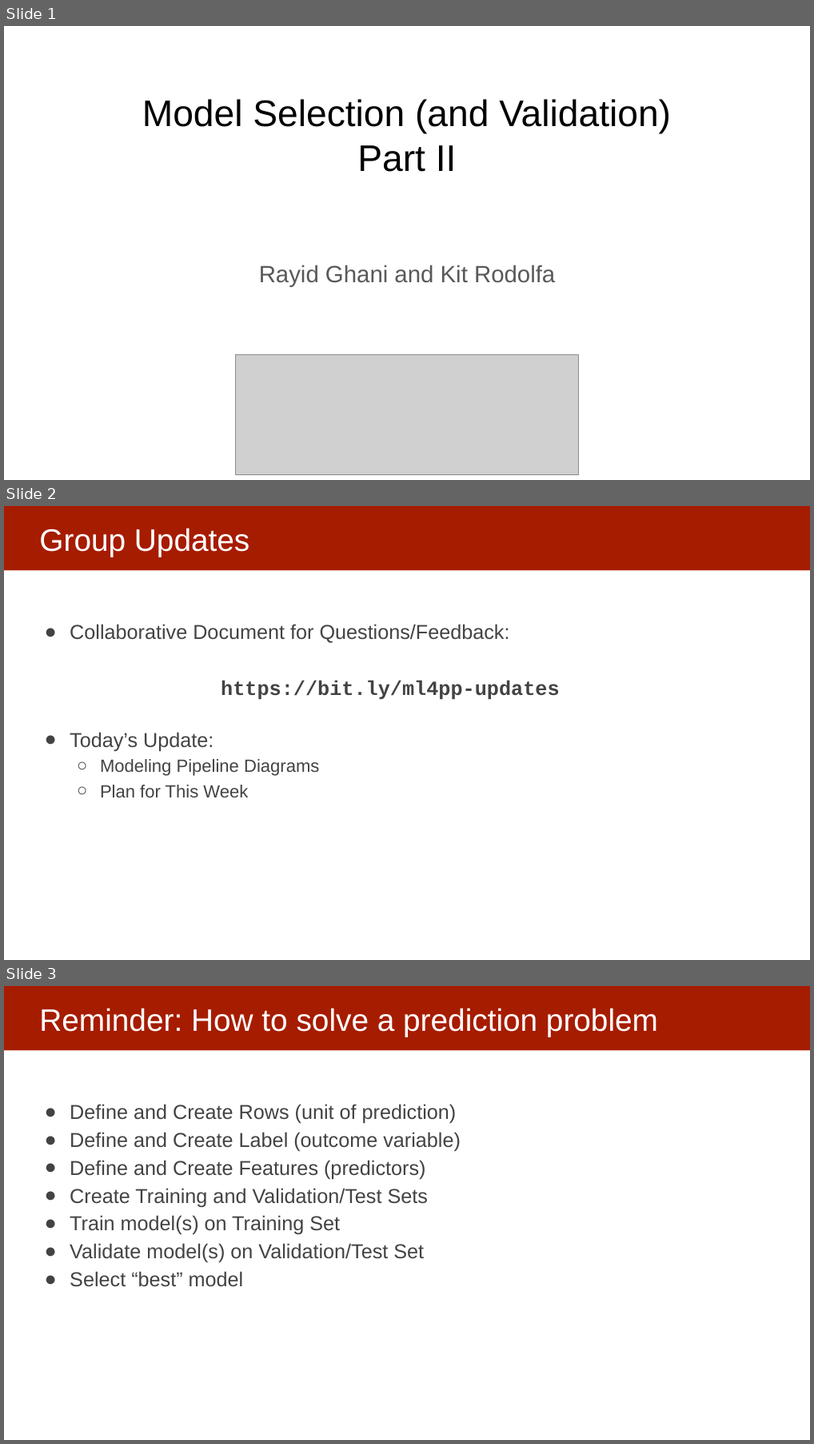
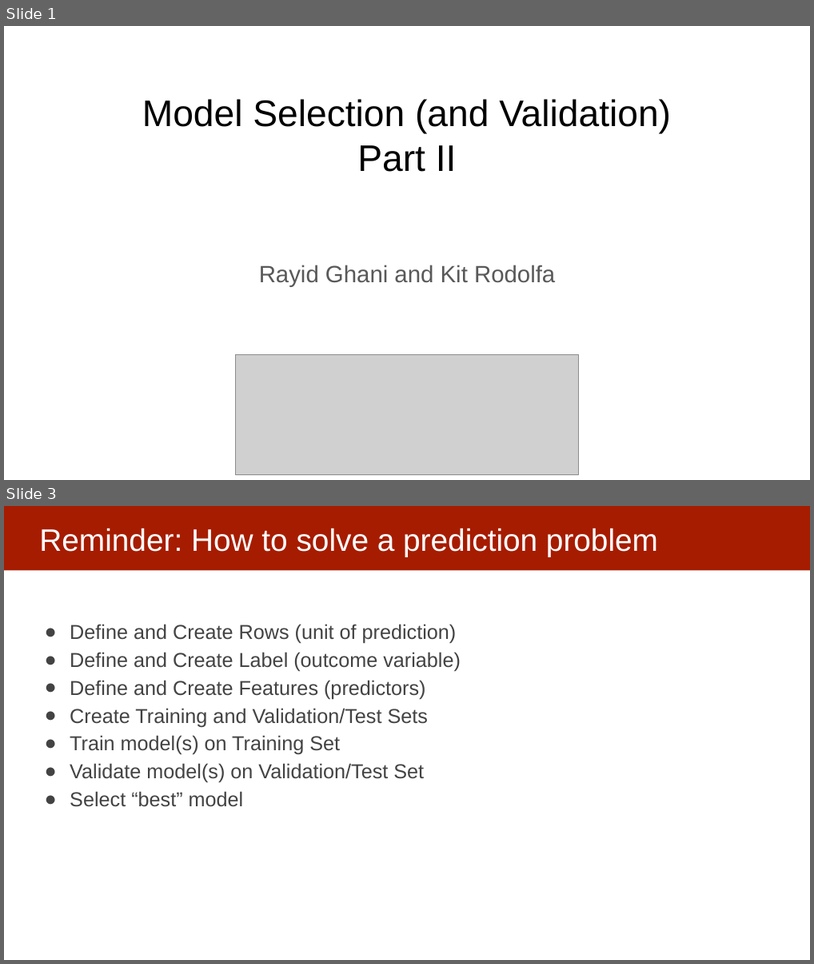
Before and after one commit to dssg/mlforpublicpolicylab, a slide deck: 07 - Performance and Evaluation Pt 2/Model Selection and Validation - Part II.pptx. Shown one above the other, each under a label of ours: slides 1, 2 and 3 before the commit, slides 1 and 3 after it; the slides between them are not shown. The pictures are 814x1444 and 814x964 pixels, drawn with LibreOffice and Linux fonts; fonts in the diff are those of the drawing; grey boxes stand for pictures. Boxes give left, top, right and bottom in pixels: in the first picture for what was removed or moved away, otherwise in the second. Text is boxed around its words. In the diff, an @@ line names an element or a change of style, - is before the commit and + after.

Commit message:
updated

```diff
--- a/07 - Performance and Evaluation Pt 2/Model Selection and Validation - Part II.pptx
+++ b/07 - Performance and Evaluation Pt 2/Model Selection and Validation - Part II.pptx
@@ slide 2 removed at [4, 506, 810, 960], background #FFFFFF; not listed: 1 template element that a slide beside it also shows @@
@@ title removed at [39, 528, 250, 556] @@
-Group Updates
@@ text removed at [70, 624, 560, 797] @@
-● Collaborative Document for Questions/Feedback:
-  https://bit.ly/ml4pp-updates
-● Today’s Update:
-  ○ Modeling Pipeline Diagrams
-  ○ Plan for This Week
```
Also in this commit, not shown: 1 slide added.
